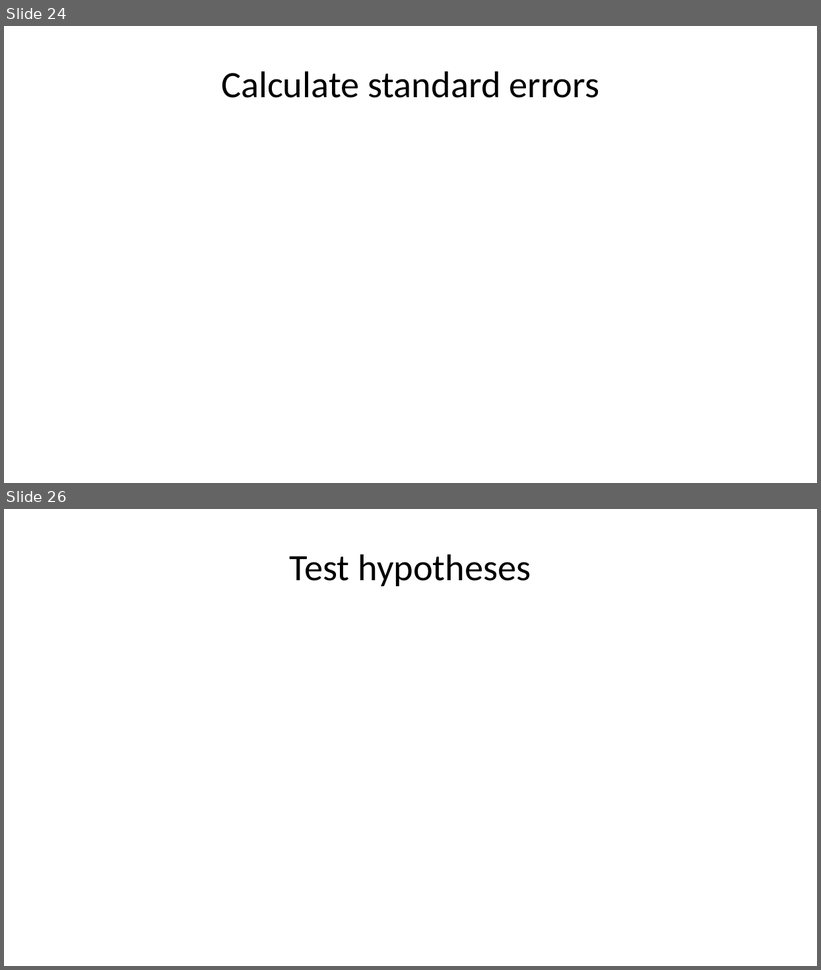
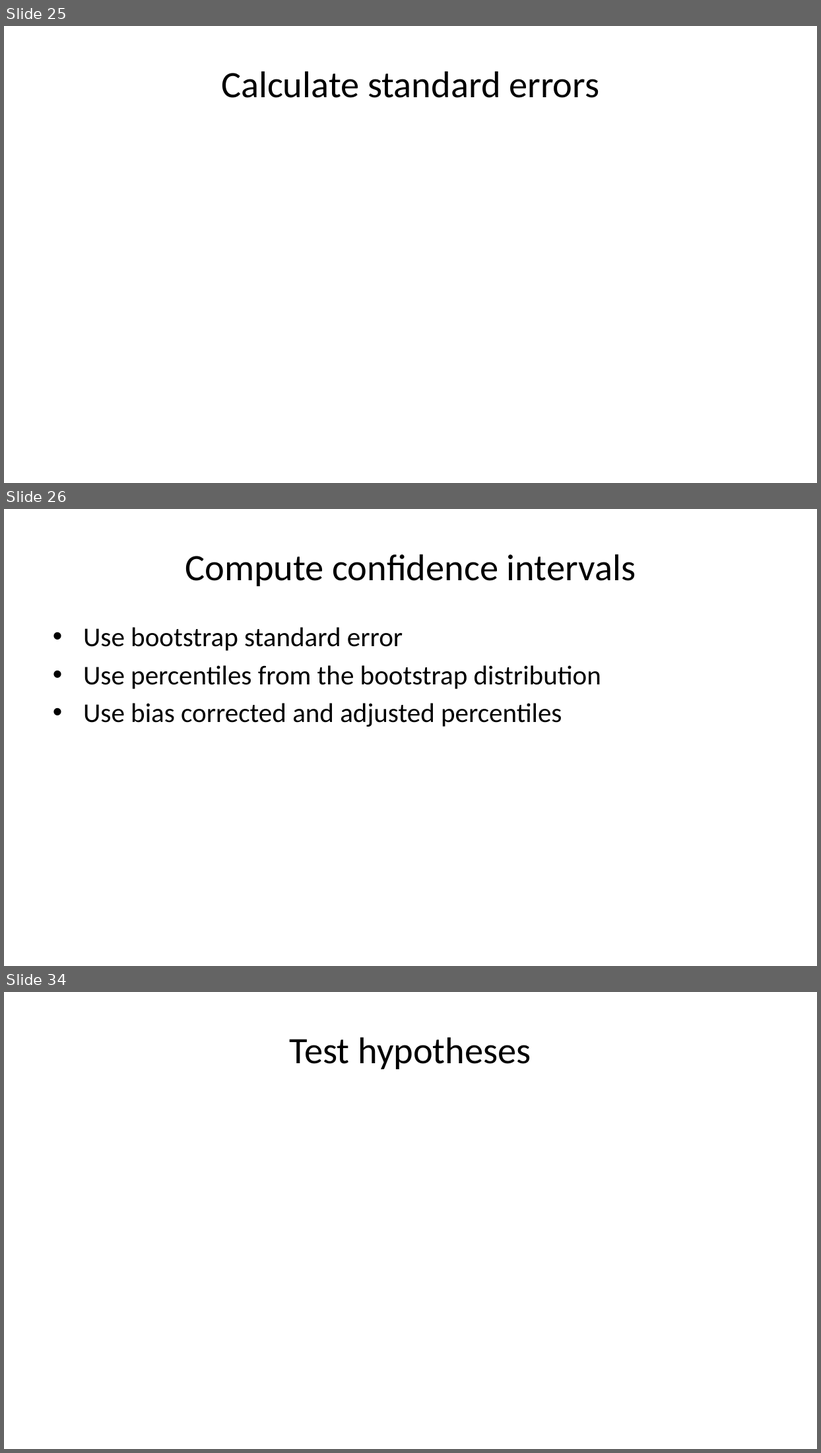
Before and after one commit to pmean/papers-and-presentations, a slide deck: bootstrap/src/bootstrap-slides.pptx. Shown one above the other, each under a label of ours: slides 24 and 26 before the commit, slides 25, 26 and 34 after it; the slides between them are not shown. The pictures are 821x970 and 821x1453 pixels, drawn with LibreOffice and Linux fonts; fonts in the diff are those of the drawing. Boxes give left, top, right and bottom in pixels: in the first picture for what was removed or moved away, otherwise in the second. Text is boxed around its words. In the diff, an @@ line names an element or a change of style, - is before the commit and + after.

Commit message:
Added bias correction and acceleration plots to bootstrap talk

```diff
--- a/bootstrap/src/bootstrap-slides.pptx
+++ b/bootstrap/src/bootstrap-slides.pptx
@@ slide 26 added at box(4, 509, 817, 966), background #FFFFFF @@
@@ title added at box(185, 554, 636, 586), 33 pt, text #000000 @@
+Compute confidence intervals
@@ text added at box(83, 627, 601, 727), 24 pt, text #000000 @@
+• Use bootstrap standard error
+• Use percentiles from the bootstrap distribution
+• Use bias corrected and adjusted percentiles
@@ what was slide 24 is now slide 25 @@
@@ what was slide 26 is now slide 34 @@
```
Also in this commit, not shown: 2 slides changed, 7 other slides added, 1 other file.
